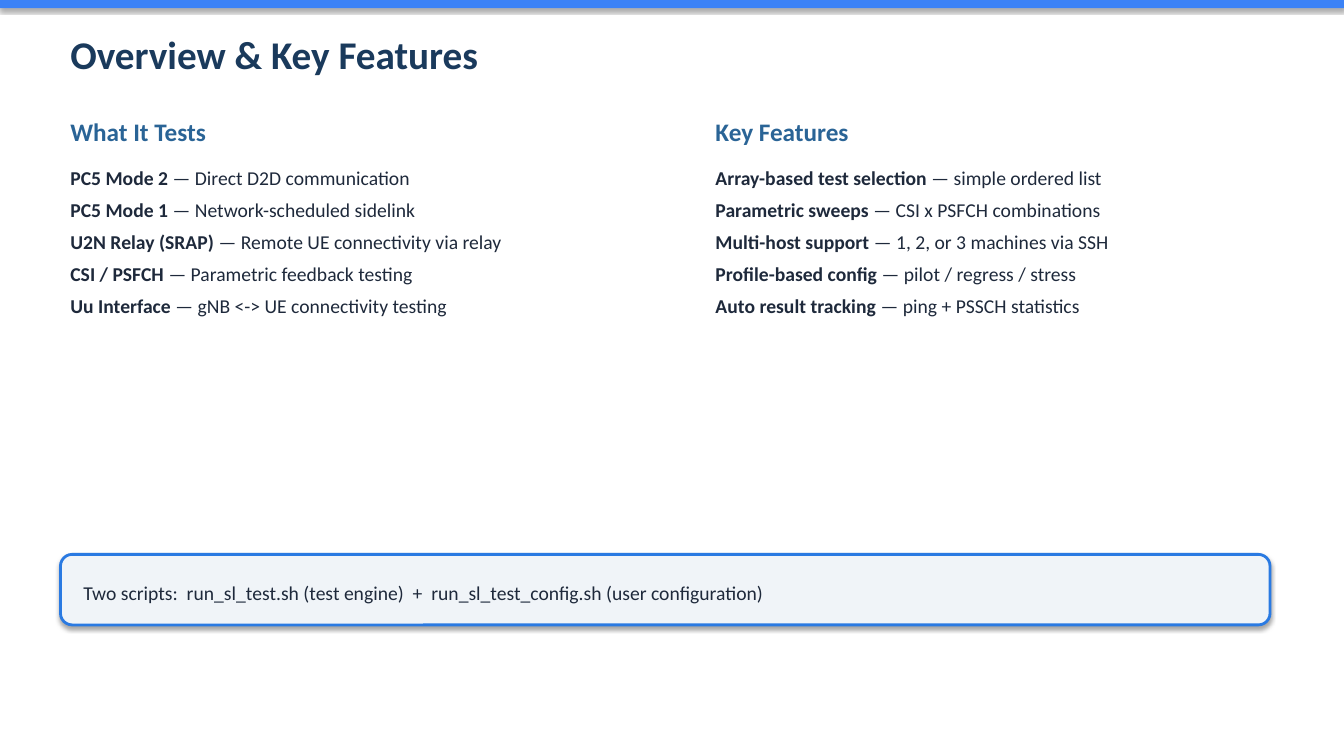
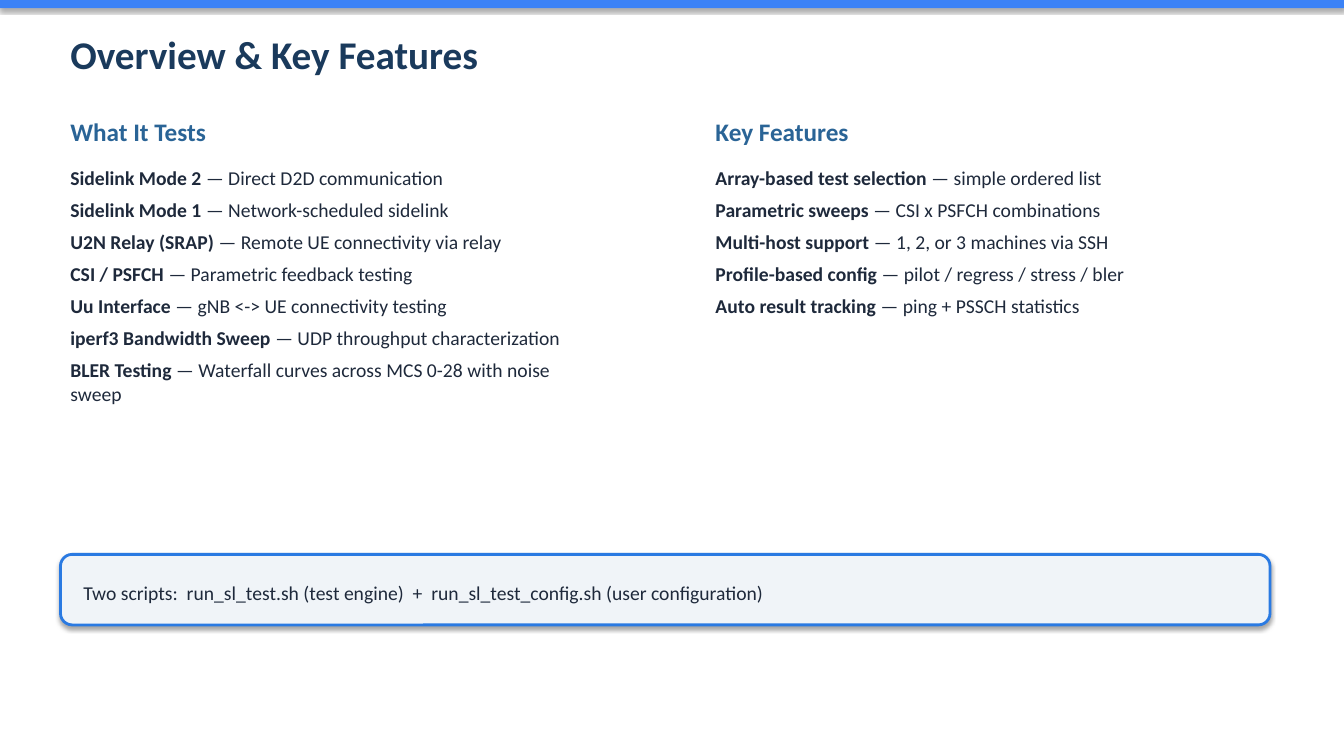
Before and after one commit to davidkimmy/openairinterface5g, a slide deck: slide 2 of doc/episys/test_script/overview_sl_test.pptx. Drawn at 1344x756 pixels with LibreOffice and Linux fonts; fonts in the diff are those of the drawing. Boxes give left, top, right and bottom in pixels: in the first picture for what was removed or moved away, otherwise in the second. Text is boxed around its words. In the diff, an @@ line names an element or a change of style, - is before the commit and + after.

Commit message:
Added iperf3 tests and updated README file.

```diff
--- a/doc/episys/test_script/overview_sl_test.pptx
+++ b/doc/episys/test_script/overview_sl_test.pptx
@@ text at (70, 171, 448, 217): text changed @@
-PC5 Mode 2 — Direct D2D communication
-PC5 Mode 1 — Network-scheduled sidelink
+Sidelink Mode 2 — Direct D2D communication
+Sidelink Mode 1 — Network-scheduled sidelink
@@ text at (715, 267, 1123, 285): text changed @@
-Profile-based config — pilot / regress / stress
+Profile-based config — pilot / regress / stress / bler
@@ text at (70, 331, 560, 404): paragraphs added @@
+iperf3 Bandwidth Sweep — UDP throughput characterization
+BLER Testing — Waterfall curves across MCS 0-28 with noise sweep
```
Also in this commit, not shown: 5 other slides changed, 5 other files.
